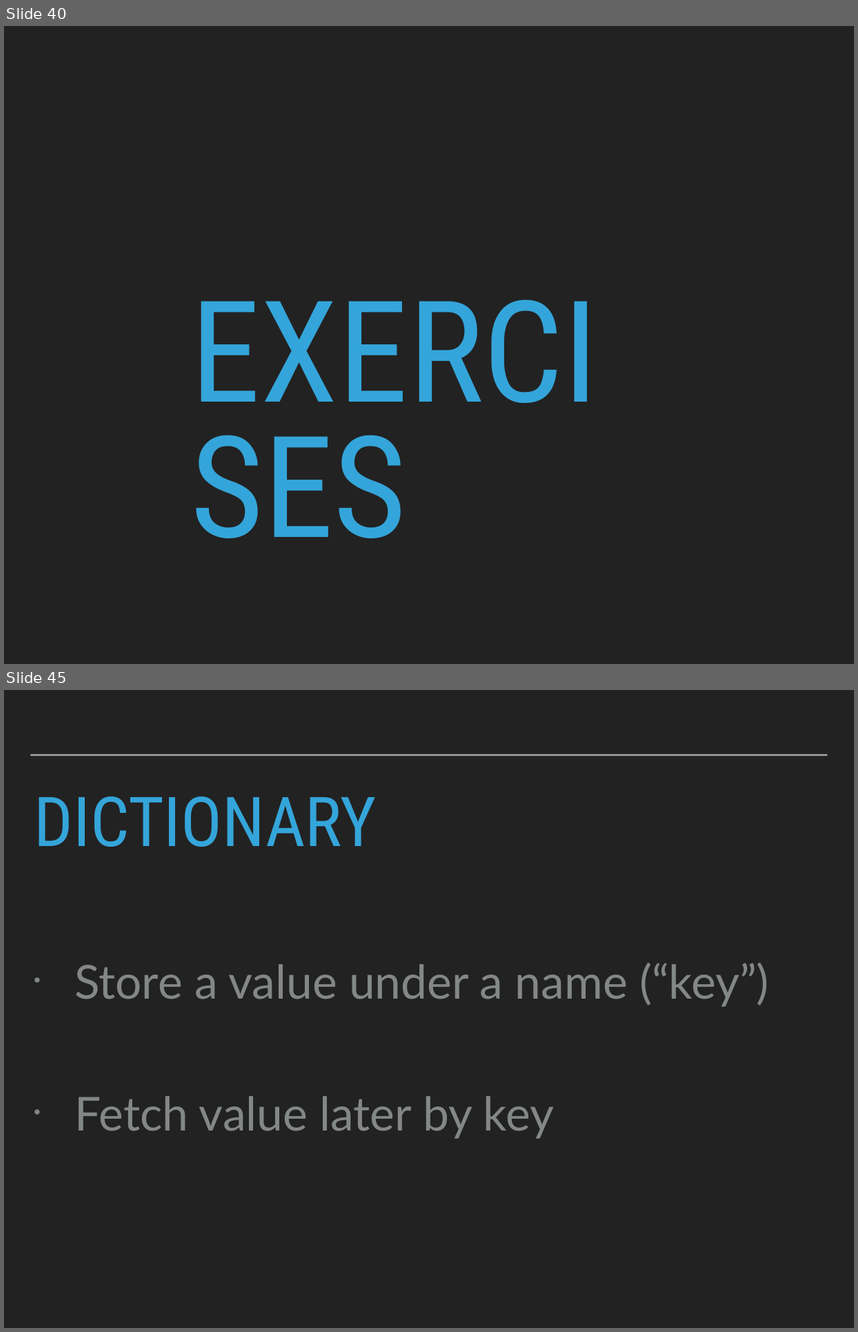
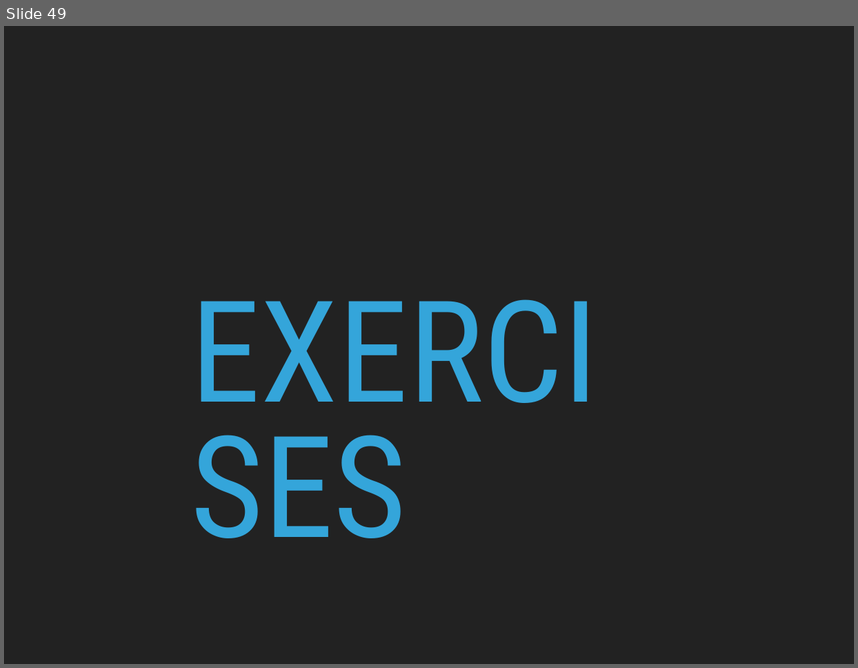
Before and after one commit to robcarrington/Week1_PythonForDataScience, a slide deck: Session2_Slides.pptx. Shown one above the other, each under a label of ours: slides 40 and 45 before the commit, slide 49 after it; the slides between them are not shown. The pictures are 858x1332 and 858x668 pixels, drawn with LibreOffice and Linux fonts; fonts in the diff are those of the drawing. Boxes give left, top, right and bottom in pixels: in the first picture for what was removed or moved away, otherwise in the second. Text is boxed around its words. In the diff, an @@ line names an element or a change of style, - is before the commit and + after.

```diff
--- a/Session2_Slides.pptx
+++ b/Session2_Slides.pptx
@@ slide 45 removed at bbox=[4, 690, 854, 1328], background #222222 @@
@@ line removed from (30, 755) to (828, 755) @@
@@ title removed at bbox=[34, 796, 376, 847] @@
-DICTIONARY
@@ text removed at bbox=[74, 963, 769, 1138] @@
-• Store a value under a name (“key”)
-• Fetch value later by key
@@ what was slide 40 is now slide 49 @@
```
Also in this commit, not shown: 9 slides added, 11 other slides removed.
